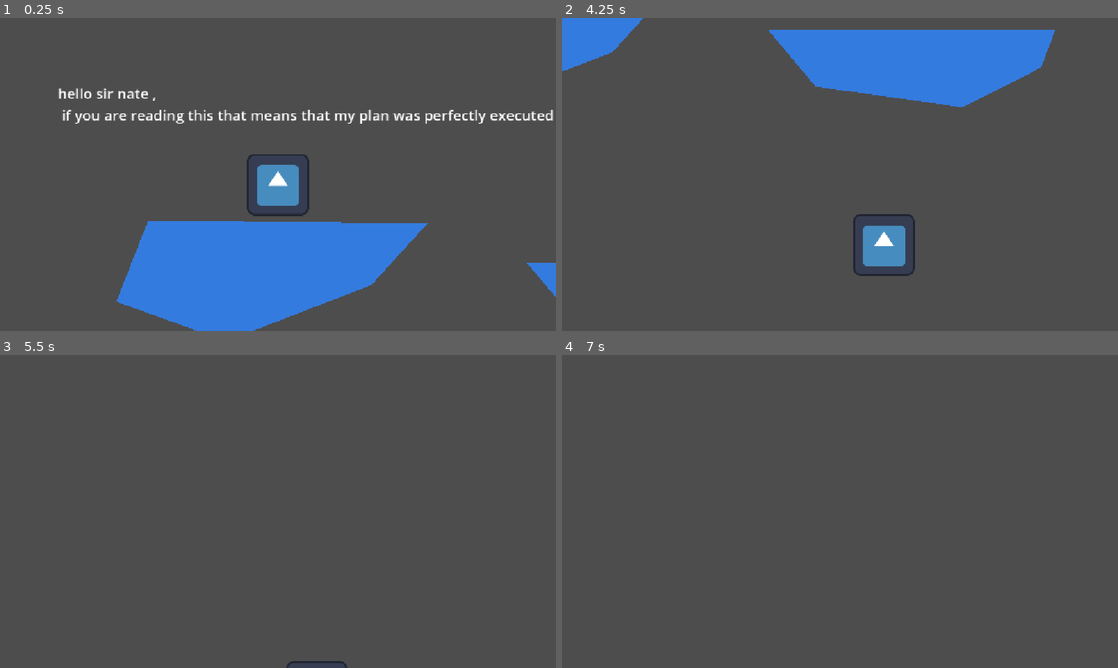
Above: before the commit, frames 1-4 (two rows, left to right).
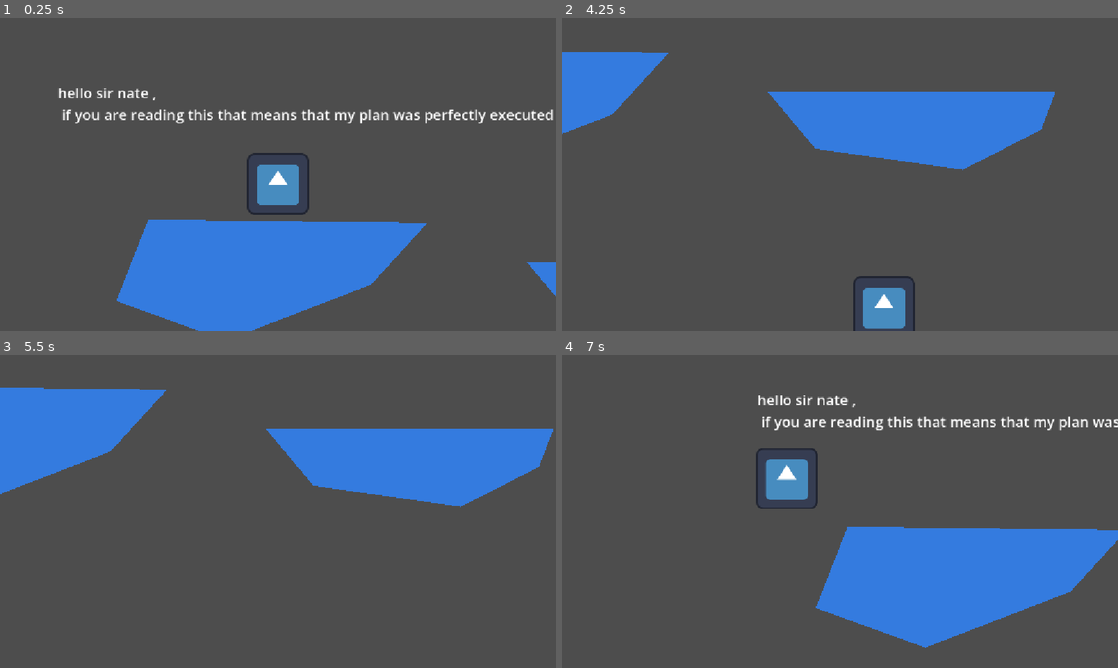
Above: after the commit, the same moments.

Repository: kevininhisshack/STACKED
Game: Godot game, scene res://Assets/Scenes/Mains/test_scene.tscn
Same seed, same stepped clock (60 frames per second), same inputs: the game is played once before the commit and once after it. The engine's default icon, where the game draws it, is replaced by a stand-in: a white triangle on a blue panel in a dark square.
Inputs:
- Up to frame 1 (0.25 s): no input
- Up to frame 2 (4.25 s): hold D (right) 0.53-2.03 s; tap Space (jump) at 0.77, 1.52, 3.02, 3.77 s; hold A (left) 2.03-2.78 s; hold D (right) from 2.78 s (still down)
- Up to frame 3 (5.5 s): release D (right) at 4.28 s; hold A (left) 4.28-5.03 s; tap Space (jump) at 4.52 s; hold D (right) from 5.03 s (still down)
- Up to frame 4 (7 s): release D (right) at 5.78 s; hold A (left) from 5.78 s (still down); tap Space (jump) at 6.02, 6.77 s

The runs differ from the first frame. In frame 1, 1.3% of the frame differs, in the area x 10-100%, y 22-100%; in frame 2, 24%, in the area x 0-89%, y 0-100%; in frame 3, 16%; in frame 4, 17%.

Commit message:
made the check point work

Diff:
--- a/Assets/Scenes/Mains/test_scene.tscn
+++ b/Assets/Scenes/Mains/test_scene.tscn
@@ -3,8 +3,11 @@
 [ext_resource type="PackedScene" uid="uid://2g4b8h0uij5a" path="res://Assets/Scenes/Subs/player.tscn" id="1_q32xp"]
 [ext_resource type="PackedScene" uid="uid://chyphwvpndabr" path="res://Assets/Scenes/Subs/jump_orb.tscn" id="1_s3due"]
 [ext_resource type="PackedScene" uid="uid://cmqwek43kjay0" path="res://Assets/Scenes/Subs/check_point.tscn" id="3_afebg"]
+[ext_resource type="PackedScene" uid="uid://deups0we4l3nm" path="res://Assets/Scenes/Subs/death_border.tscn" id="4_53yni"]
 
 [node name="Test Scene" type="Node" unique_id=1362970334]
+metadata/_edit_vertical_guides_ = [3712.0, 6998.0]
+metadata/_edit_horizontal_guides_ = [912.0]
 
 [node name="Yapping" type="Control" parent="." unique_id=272174066]
 layout_mode = 3
@@ -58,18 +61,33 @@
 
 [node name="Label5" type="Label" parent="Yapping" unique_id=793379109]
 layout_mode = 0
-offset_left = 5916.0
-offset_top = 256.0
-offset_right = 6747.0
-offset_bottom = 568.0
+offset_left = 5863.0
+offset_top = 85.0
+offset_right = 6914.0
+offset_bottom = 577.0
 theme_override_font_sizes/font_size = 30
 text = "uhhhhhhh ok get to work chop chop ,
-i iiiuhhhhhh made a quick node for checkpoints ,
-code it's logic ,
+i think i already got a nice idea about how the switch will work,
+there is a 2d node for layer 1 and for layer two,
+the switch action checks which is true and makes it false
+and makes the false one true,
+what happens whe you are false? you are hidden and all objects in group
+\"world(X) collisions\" get disabled
 and give the player the drawings you made , once i get on
 this project again i'll take those photos
 and make some nice animations
 love you but no homo"
+
+[node name="Label6" type="Label" parent="Yapping" unique_id=168498689]
+layout_mode = 0
+offset_left = 5871.0
+offset_top = 731.0
+offset_right = 6527.0
+offset_bottom = 818.0
+theme_override_font_sizes/font_size = 30
+text = "also i made a checkpoint subscene ,
+just put it in the lvl and give it a collision child ,
+try and fall right now"
 
 [node name="Ground" type="StaticBody2D" parent="." unique_id=84149425]
 
@@ -122,6 +140,10 @@
 position = Vector2(564, 211)
 
 [node name="Camera2D" type="Camera2D" parent="Player" unique_id=1084379342]
+limit_left = -1048
+limit_top = -100
+limit_right = 7000
+limit_bottom = 900
 position_smoothing_enabled = true
 
 [node name="Jump Orbs" type="Node" parent="." unique_id=1031297767]
@@ -144,7 +166,17 @@
 [node name="Check Points" type="Node" parent="." unique_id=53422005]
 
 [node name="Check Point" parent="Check Points" unique_id=174571432 instance=ExtResource("3_afebg")]
+position = Vector2(565, 215)
+
+[node name="CollisionPolygon2D" type="CollisionPolygon2D" parent="Check Points/Check Point" unique_id=1188171655]
+polygon = PackedVector2Array(-246, -168, -246, 99, 273, 102, 273, -175)
+
+[node name="Check Point2" parent="Check Points" unique_id=1055194683 instance=ExtResource("3_afebg")]
 position = Vector2(6210, 425)
 
-[node name="CollisionPolygon2D" type="CollisionPolygon2D" parent="Check Points/Check Point" unique_id=1198111465]
+[node name="CollisionPolygon2D" type="CollisionPolygon2D" parent="Check Points/Check Point2" unique_id=1198111465]
+position = Vector2(-3, 3)
 polygon = PackedVector2Array(-344, -188, 418, -188, 410, 187, -325, 173)
+
+[node name="Death Border" parent="." unique_id=1881485949 instance=ExtResource("4_53yni")]
+position = Vector2(3745, 2413)
--- a/Assets/Scenes/Subs/check_point.tscn
+++ b/Assets/Scenes/Subs/check_point.tscn
@@ -4,3 +4,5 @@
 
 [node name="Check Point" type="Area2D" unique_id=174571432]
 script = ExtResource("1_mk4jm")
+
+[connection signal="body_entered" from="." to="." method="_on_body_entered"]
--- /dev/null
+++ b/Assets/Scenes/Subs/death_border.tscn
@@ -0,0 +1,15 @@
+[gd_scene format=3 uid="uid://deups0we4l3nm"]
+
+[ext_resource type="Script" uid="uid://5tvk77q65or0" path="res://Assets/Scripts/death_border.gd" id="1_dfe1p"]
+
+[sub_resource type="WorldBoundaryShape2D" id="WorldBoundaryShape2D_g4v7s"]
+distance = 16.0
+
+[node name="Death Border" type="Area2D" unique_id=1881485949]
+position = Vector2(500, 109)
+script = ExtResource("1_dfe1p")
+
+[node name="CollisionShape2D" type="CollisionShape2D" parent="." unique_id=718354857]
+shape = SubResource("WorldBoundaryShape2D_g4v7s")
+
+[connection signal="body_entered" from="." to="." method="_on_body_entered"]
--- a/Assets/Scripts/check_point.gd
+++ b/Assets/Scripts/check_point.gd
@@ -1,15 +1,16 @@
 extends Area2D
 
-
-# Called when the node enters the scene tree for the first time.
-func _ready() -> void:
-	pass # Replace with function body.
-
+@export var x := 0
+@export var y := 0
 # ok nate , do not give this subscene the collider,
 # make the code for touching it and then when we
 # add it to the levels we can give it a collider
 # child for custom collisions every check point
 
-# Called every frame. 'delta' is the elapsed time since the previous frame.
-func _process(delta: float) -> void:
-	pass
+func _ready():
+		x = position.x
+		y = position.y
+
+func _on_body_entered(body: Node2D) -> void:
+	if body.name == "Player":
+		body.check_pointPOS = Vector2(x , y)
--- /dev/null
+++ b/Assets/Scripts/death_border.gd
@@ -0,0 +1,8 @@
+extends Area2D
+
+
+
+
+func _on_body_entered(body: Node2D) -> void:
+	if body.name == "Player":
+		body.death_func()
--- a/Assets/Scripts/player.gd
+++ b/Assets/Scripts/player.gd
@@ -10,6 +10,7 @@
 
 var jumps : int = 1
 var was_on_floor : bool = true
+var check_pointPOS: Vector2 = Vector2.ZERO
 
 func _ready():
 	# just making the collisions line up
@@ -58,3 +59,8 @@
 		jumps = max(jumps , 0)
 		was_on_floor = is_on_floor()
 	# was on floor is a bool variable , just made to fix a bug
+
+func death_func():
+	velocity = Vector2.ZERO
+	await get_tree().create_timer(1).timeout
+	global_position = check_pointPOS
Not shown, added: Assets/Scripts/death_border.gd.uid
